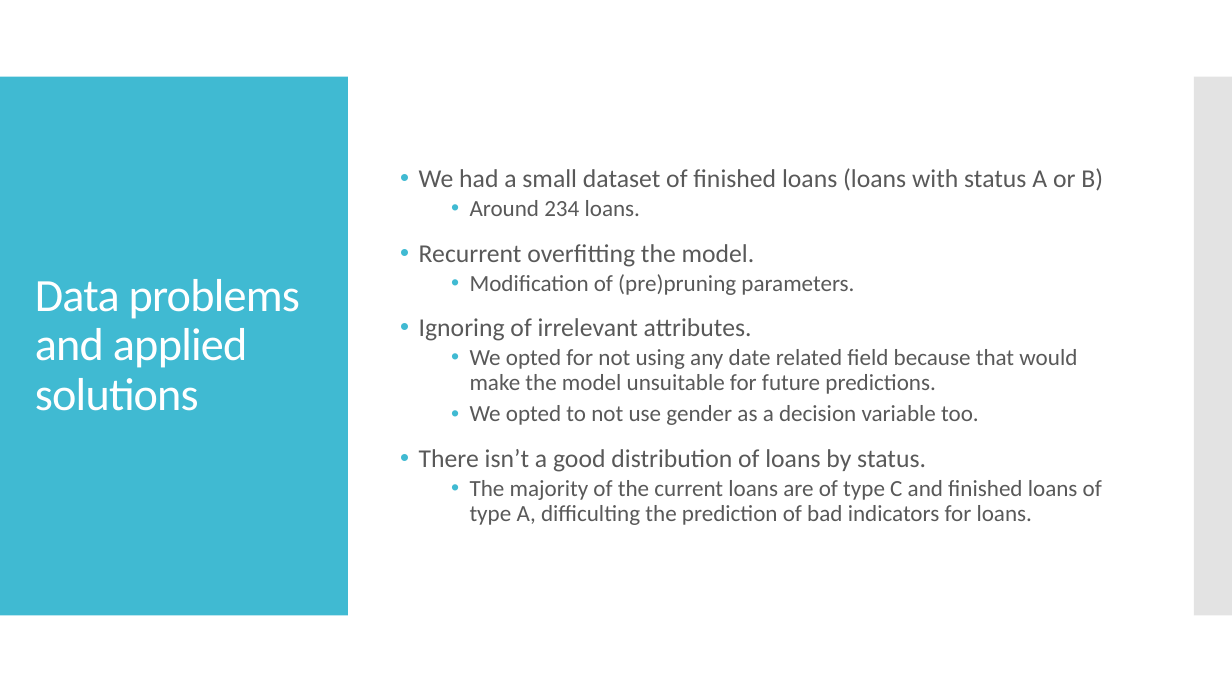
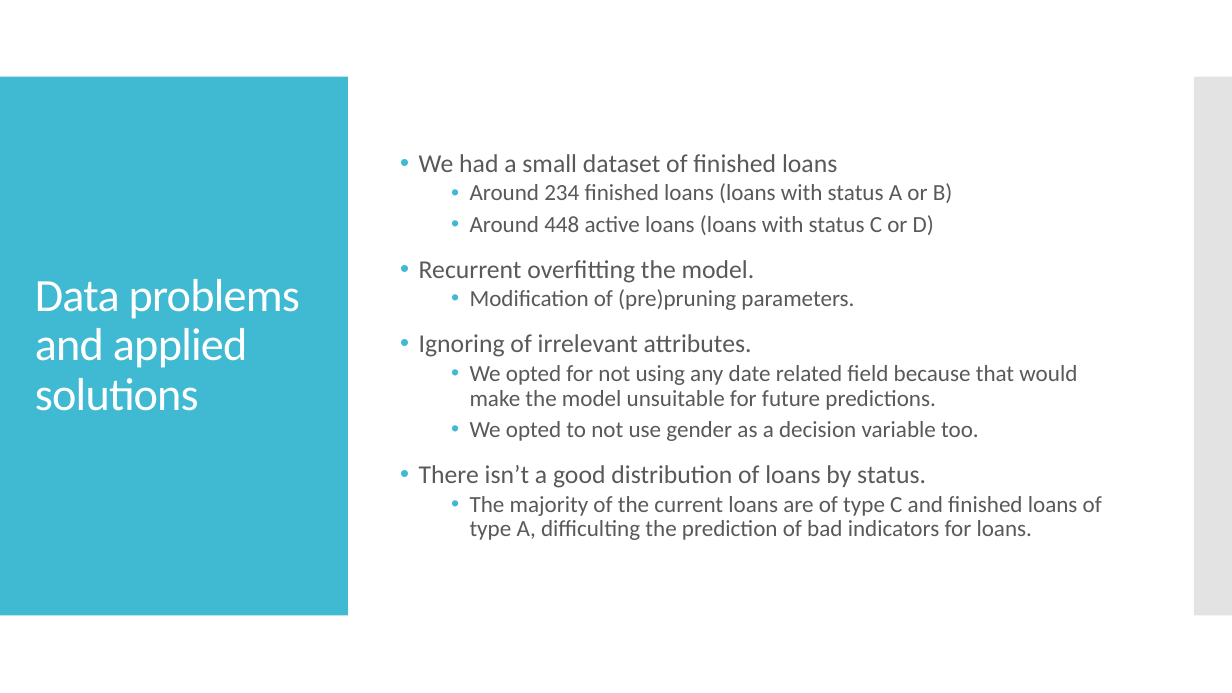
Before and after one commit to jpdias/banking-dm-case-study, a slide deck: slide 17 of Banking Data Mining.pptx. Drawn at 1232x693 pixels with LibreOffice and Linux fonts; fonts in the diff are those of the drawing. Boxes give left, top, right and bottom in pixels: in the first picture for what was removed or moved away, otherwise in the second. Text is boxed around its words. In the diff, an @@ line names an element or a change of style, - is before the commit and + after.

```diff
--- a/Banking Data Mining.pptx
+++ b/Banking Data Mining.pptx
@@ text at (x1=419, y1=154, x2=953, y2=235): text changed; size 20 to 18 pt @@
-• We had a small dataset of finished loans (loans with status A or B)
-  • Around 234 loans.
+• We had a small dataset of finished loans
+  • Around 234 finished loans (loans with status A or B)
+  • Around 448 active loans (loans with status C or D)
```
Also in this commit, not shown: 2 other slides changed, 2 slides removed, 2 other files.
